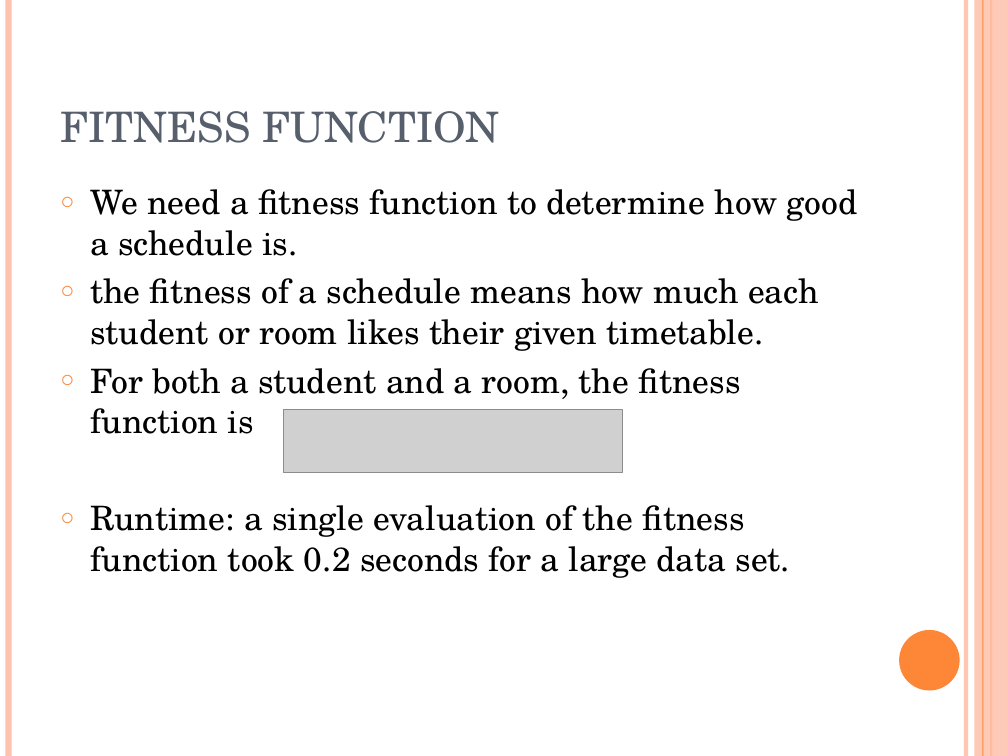
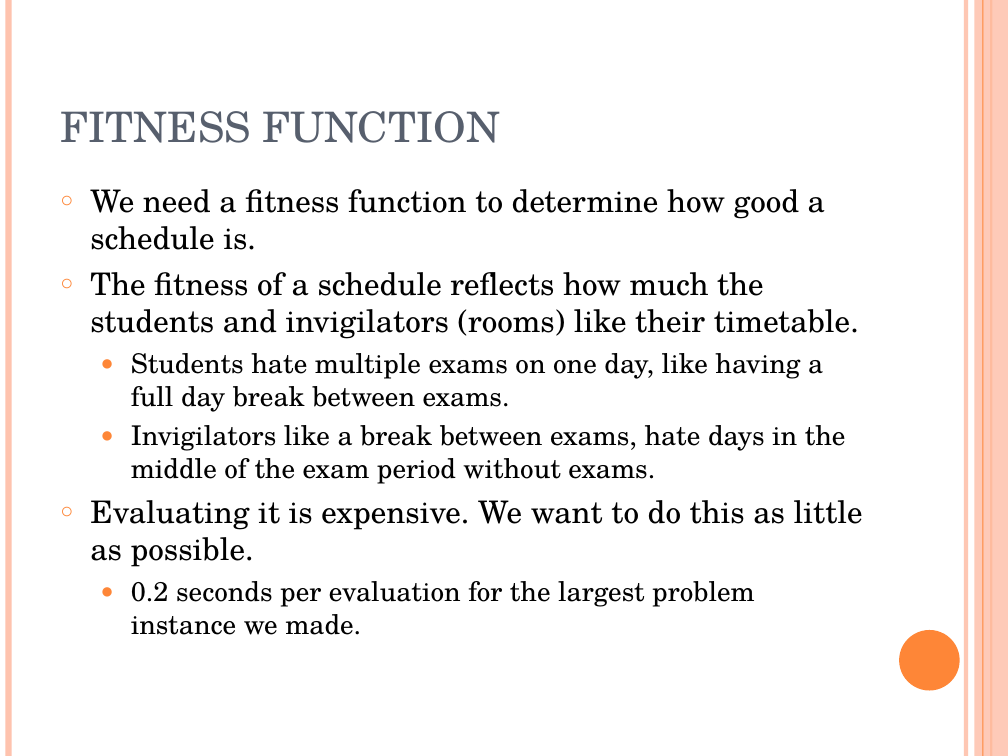
Before and after one commit to akokcam/csc384-genetic-algorithms-project, a slide deck: slide 4 of GA_TestBench/Data Files/presentation.ppt (slide 3 before the commit). Drawn at 1008x756 pixels with LibreOffice and Linux fonts; fonts in the diff are those of the drawing; grey boxes stand for pictures. Boxes give left, top, right and bottom in pixels: in the first picture for what was removed or moved away, otherwise in the second. Text is boxed around its words. In the diff, an @@ line names an element or a change of style, - is before the commit and + after.

```diff
--- a/GA_TestBench/Data Files/presentation.ppt
+++ b/GA_TestBench/Data Files/presentation.ppt
@@ text at [90,189,825,250]: size 24 to 22.2 pt in "We need a fitness function to determine ..." @@
@@ text at [90,272,863,635]: text changed; size 24 to 19.4 pt @@
-○ the fitness of a schedule means how much each student or room likes their given timetable.
-○ For both a student and a room, the fitness function is
-○ Runtime: a single evaluation of the fitness function took 0.2 seconds for a large data set.
+○ The fitness of a schedule reflects how much the students and invigilators (rooms) like their timetable.
+  ● Students hate multiple exams on one day, like having a full day break between exams.
+  ● Invigilators like a break between exams, hate days in the middle of the exam period without exams.
+○ Evaluating it is expensive. We want to do this as little as possible.
+  ● 0.2 seconds per evaluation for the largest problem instance we made.
@@ picture removed at [283,409,622,472] @@
```
Also in this commit, not shown: 7 other slides changed, 9 slides added, 7 slides removed, 1 other file.
